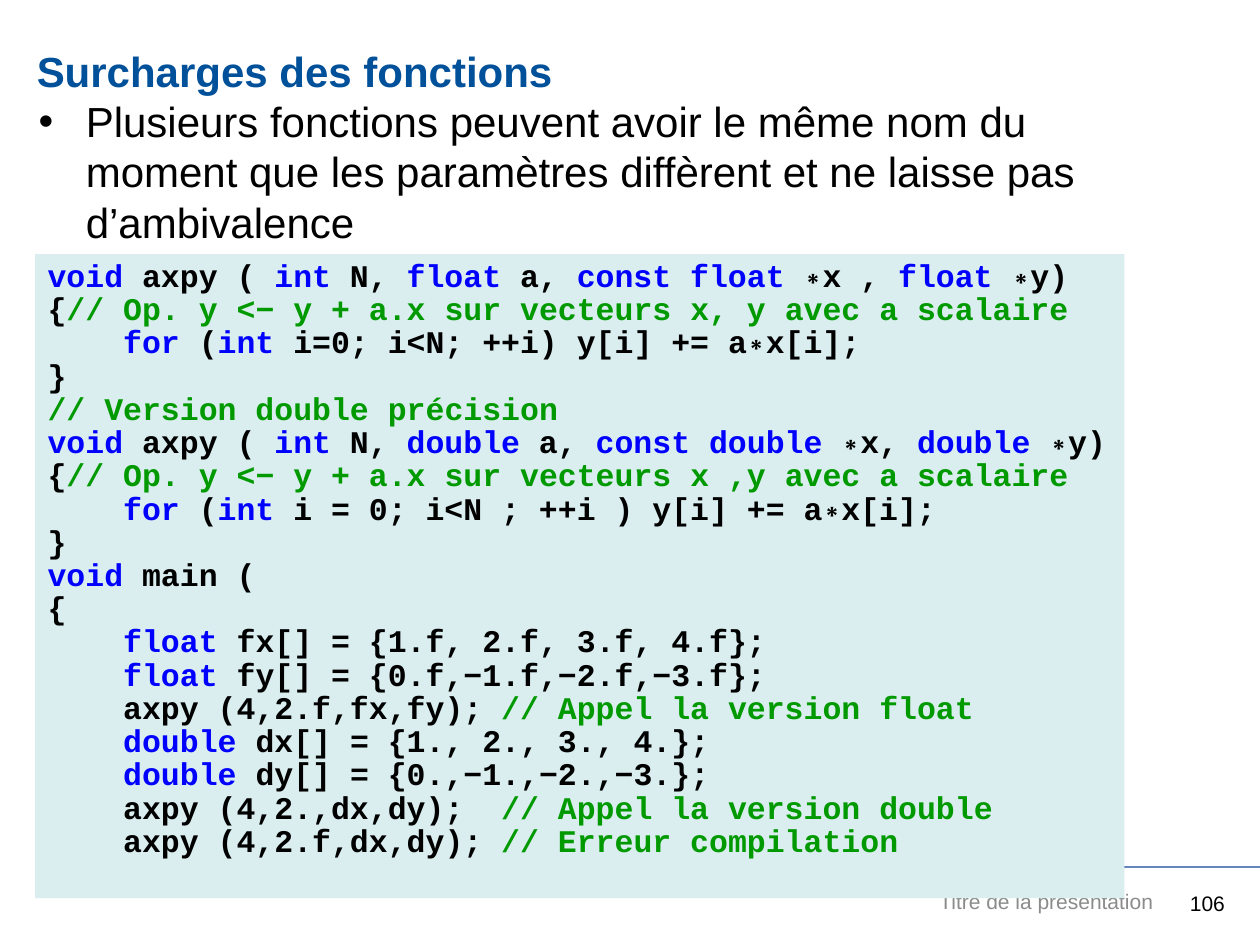
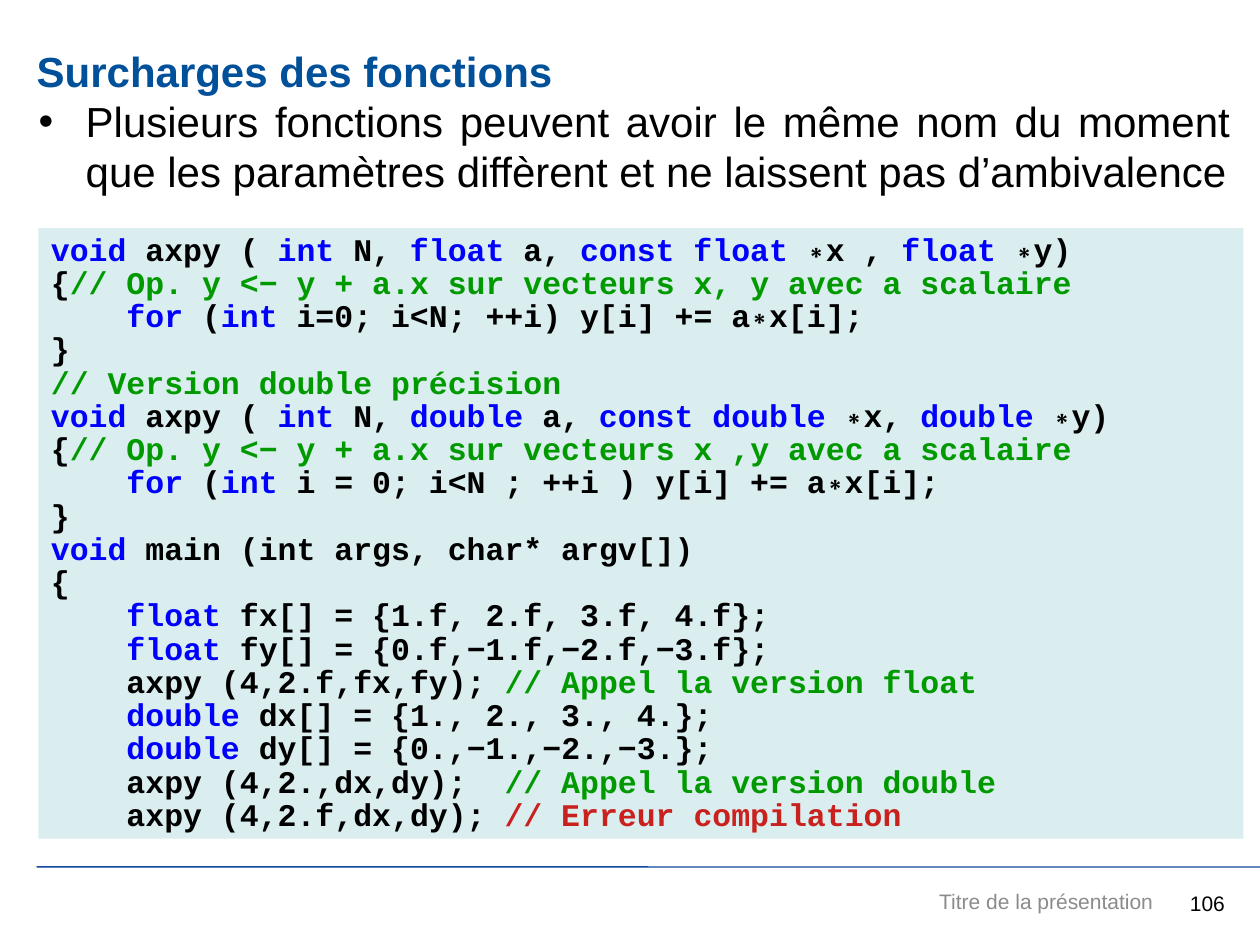
Before and after one commit to JuvignyEnsta/C-2020, a slide deck: slide 106 of Transparents/InitiationCpp.pptx. Drawn at 1260x945 pixels with LibreOffice and Linux fonts; fonts in the diff are those of the drawing; background and template pictures are left out. Boxes give left, top, right and bottom in pixels: in the first picture for what was removed or moved away, otherwise in the second. Text is boxed around its words. In the diff, an @@ line names an element or a change of style, - is before the commit and + after.

Commit message:
Màj fonctions

```diff
--- a/Transparents/InitiationCpp.pptx
+++ b/Transparents/InitiationCpp.pptx
@@ text at box(86, 106, 1230, 196): text changed @@
-• Plusieurs fonctions peuvent avoir le même nom du moment que les paramètres diffèrent et ne laisse pas d’ambivalence
+• Plusieurs fonctions peuvent avoir le même nom du moment que les paramètres diffèrent et ne laissent pas d’ambivalence
@@ rectangle "void axpy ( int N, ...": place and size @@
-rectangle "void axpy ( int N, ..." at box(35, 255, 1125, 898)
+rectangle "void axpy ( int N, ..." at box(39, 228, 1244, 839)
@@ text in rectangle at box(51, 537, 693, 567): text changed @@
-void main (
+void main (int args, char* argv[])
@@ text in rectangle at box(126, 803, 902, 833): text colour #009A00 to #C9211E in "// Erreur compilation" @@
@@ line (37, 867) - (1260, 867): stroke #11489C 0.75 pt to #11489C 0.74 pt @@
```
Also in this commit, not shown: 108 other slides changed, 8 slides added, 2 slides removed, 3 other files.
